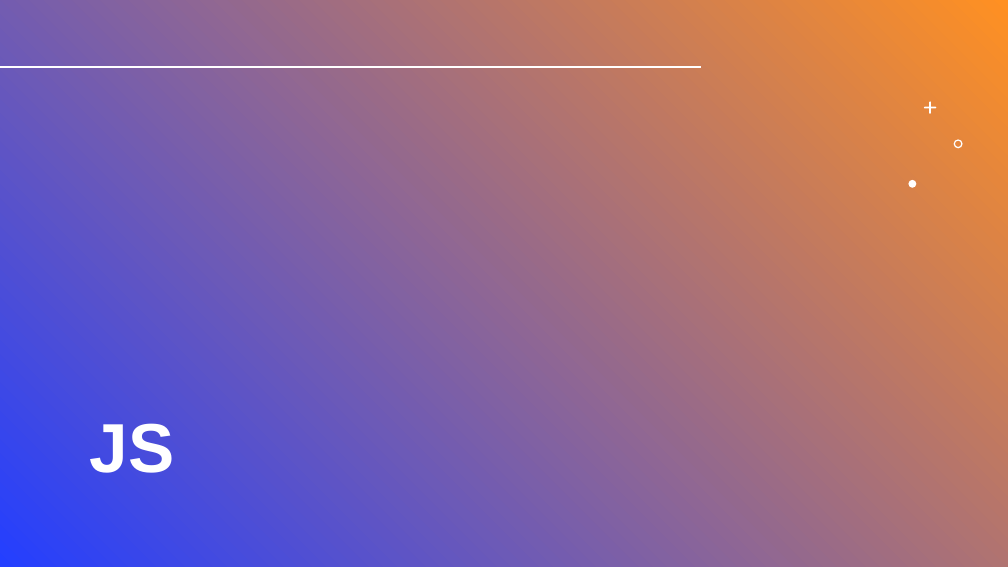
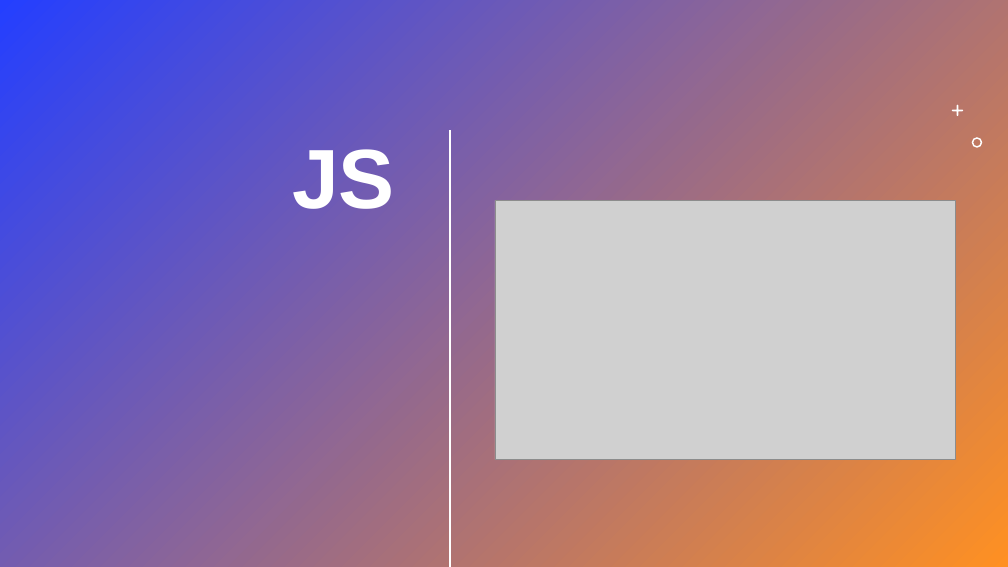
Before and after one commit to zonary123/tienda, a slide deck: slide 6 of Proyecto_CarlosVaralo.pptx (slide 5 before the commit). Drawn at 1008x567 pixels with LibreOffice and Linux fonts; fonts in the diff are those of the drawing; grey boxes stand for pictures; background and template pictures are left out; a plain dark background stands for a picture behind light text. Boxes give left, top, right and bottom in pixels: in the first picture for what was removed or moved away, otherwise in the second. Text is boxed around its words. In the diff, an @@ line names an element or a change of style, - is before the commit and + after.

```diff
--- a/Proyecto_CarlosVaralo.pptx
+++ b/Proyecto_CarlosVaralo.pptx
@@ background picture (left out) to #FFFFFF @@
@@ rectangle at (0, 0, 1008, 567): fill #FFFFFF to gradient #243FFF to #FF9022 @@
@@ rectangle removed at (0, 0, 1008, 567) @@
@@ line removed from (1, 67) to (699, 67) @@
@@ freeform shape: place and size @@
-freeform shape at (924, 101, 937, 114)
+freeform shape at (952, 105, 963, 116)
@@ title "JS": place and size @@
-title "JS" at (90, 423, 175, 473)
+title "JS" at (292, 149, 395, 209)
@@ title "JS" at (292, 149, 395, 209): size 66 to 80 pt; alignment left to right; vertical alignment bottom to top @@
@@ line added from (451, 132) to (451, 566), #FFFFFF 2 pt @@
@@ freeform shape: place and size @@
-freeform shape at (954, 139, 963, 148)
+freeform shape at (972, 137, 982, 147)
@@ picture added at (495, 200, 956, 460) @@
@@ freeform shape removed at (909, 180, 917, 188) @@
```
Also in this commit, not shown: 6 other slides changed, 4 slides added, 3 slides removed, 12 other files.
